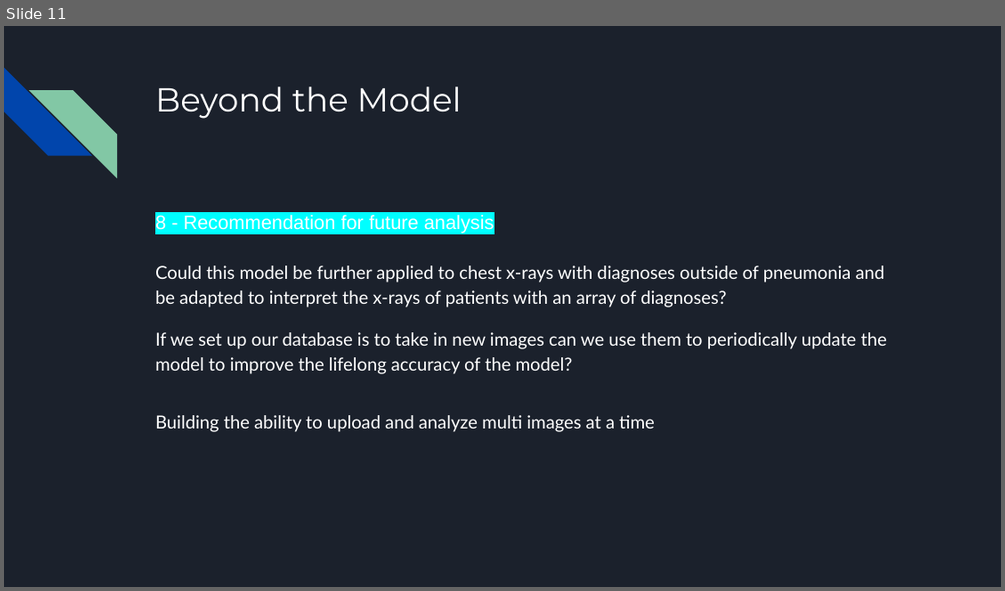
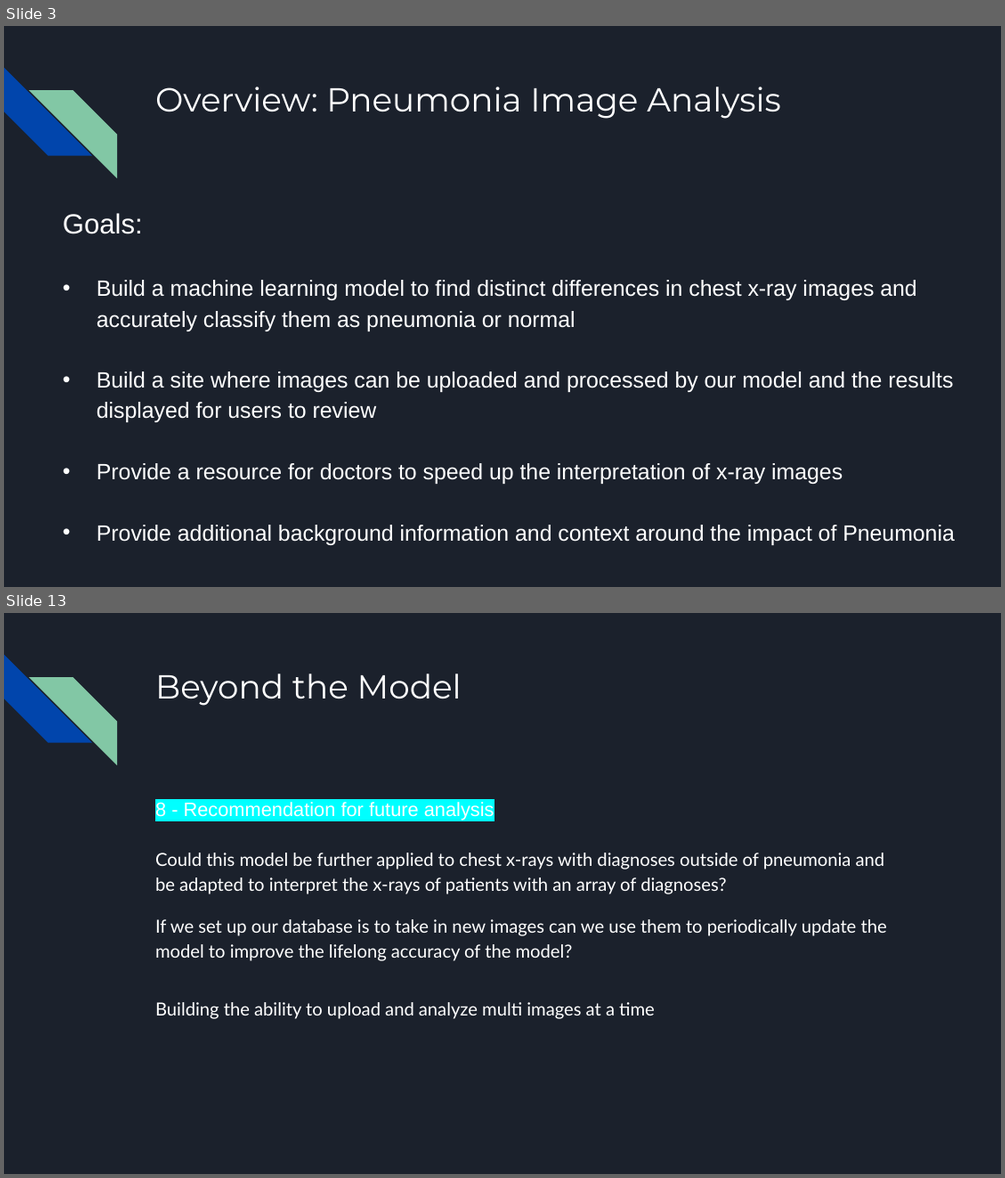
Before and after one commit to Ayesha-da/pneumonia_detection_analysis, a slide deck: Pneumonia Analysis Presentation.pptx. Shown one above the other, each under a label of ours: slide 11 before the commit, slides 3 and 13 after it; the slides between them are not shown. The pictures are 1005x591 and 1005x1178 pixels, drawn with LibreOffice and Linux fonts; fonts in the diff are those of the drawing. Boxes give left, top, right and bottom in pixels: in the first picture for what was removed or moved away, otherwise in the second. Text is boxed around its words. In the diff, an @@ line names an element or a change of style, - is before the commit and + after.

```diff
--- a/Pneumonia Analysis Presentation.pptx
+++ b/Pneumonia Analysis Presentation.pptx
@@ slide 3 added at <box>4,26,1001,587</box>, background #1B212C; not listed: 2 template elements that a slide beside it also shows @@
@@ title added at <box>155,87,781,119</box>, 24 pt, text #FFFFFF @@
+Overview: Pneumonia Image Analysis
@@ text added at <box>63,213,955,545</box>, 16 pt, text #FFFFFF @@
+Goals:
+• Build a machine learning model to find distinct differences in chest x-ray images and accurately classify them as pneumonia or normal
+• Build a site where images can be uploaded and processed by our model and the results displayed for users to review
+• Provide a resource for doctors to speed up the interpretation of x-ray images
+• Provide additional background information and context around the impact of Pneumonia
@@ what was slide 11 is now slide 13 @@
```
Also in this commit, not shown: 7 slides changed, 4 other slides added, 3 slides removed.
